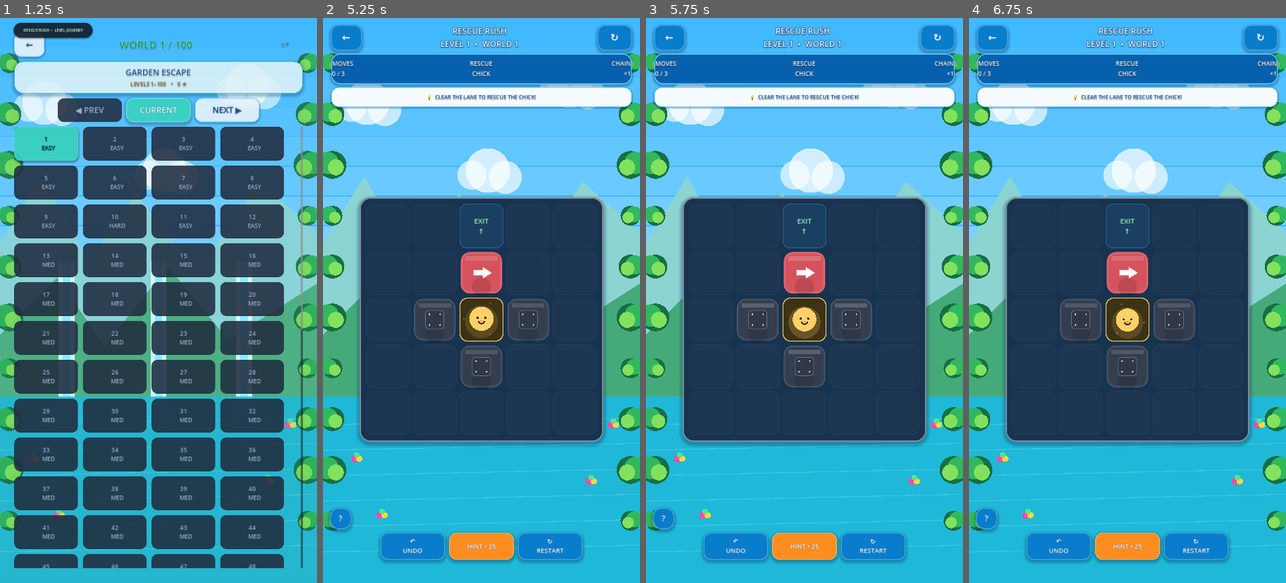
Above: before the commit, frames 1-4 (left to right).
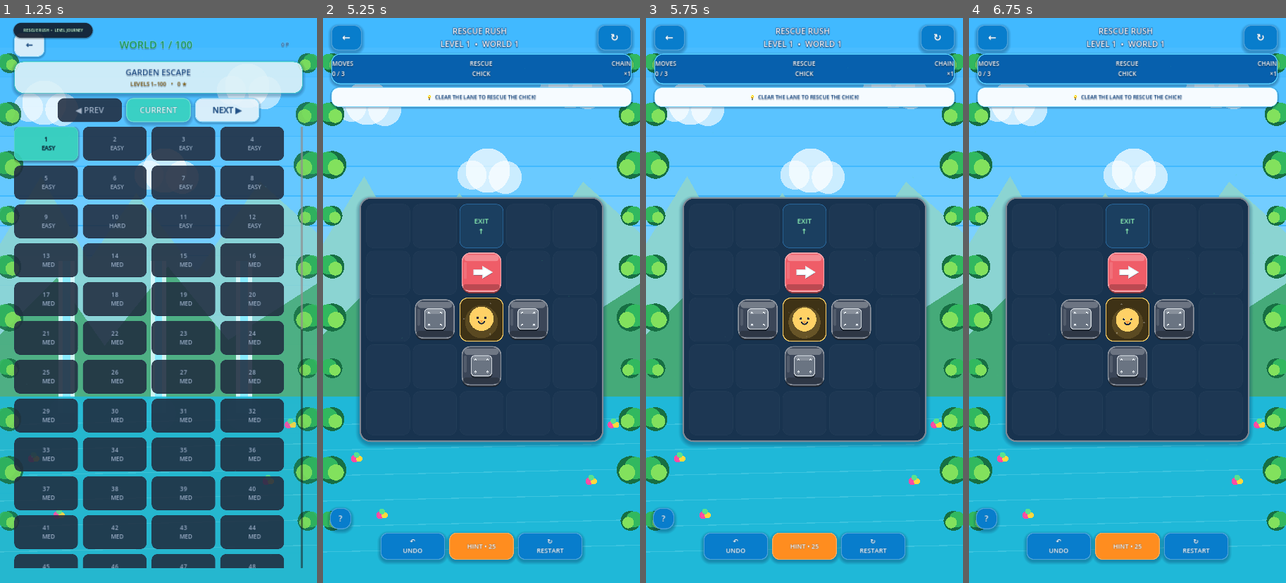
Above: after the commit, the same moments.

Repository: eghosa001/unjam
Game: Godot game, scene res://scenes/Main.tscn
Same seed, same stepped clock (60 frames per second), same inputs: the game is played once before the commit and once after it.
Inputs (mouse positions are in pixels of both pictures, inside the frame that each line leads up to):
- Up to frame 1 (1.25 s): click "▶ PLAY" at 0.5 s
- Up to frame 2 (5.25 s): click "1 EASY" at 1.25 s; click (481, 272) at 2 s; click "↻ RESTART" at 2.75 s; click "↻ RESTART" at 3.5 s; click "↻ RESTART" at 4.25 s; click "GOT IT — PLAY" at 5 s
- Up to frame 3 (5.75 s): no input
- Up to frame 4 (6.75 s): click "?" at 5.75 s; click "GOT IT — PLAY" at 6.5 s

Frame 1 is identical in both runs. In frame 2, 2.5% of the frame differs, in the area x 28-72%, y 41-66%; in frame 3, 2.5%; in frame 4, 2.5%.

Commit message:
Rebuild Rescue Rush tiles with bright chunky 3D depth

Diff:
--- a/scripts/ui/premium_piece_button.gd
+++ b/scripts/ui/premium_piece_button.gd
@@ -14,7 +14,7 @@
 	piece_type = type_value
 	direction = direction_value
 	accent = base_color
-	glow = base_color.lightened(0.30)
+	glow = base_color.lightened(0.36)
 	text = ""
 	flat = true
 	focus_mode = Control.FOCUS_NONE
@@ -32,31 +32,29 @@
 
 func _set_hover(value: bool) -> void:
 	var tween := create_tween().set_trans(Tween.TRANS_QUAD).set_ease(Tween.EASE_OUT)
-	tween.tween_property(self, "hover_amount", 1.0 if value else 0.0, 0.12)
+	tween.tween_property(self, "hover_amount", 1.0 if value else 0.0, 0.10)
 
 func _press() -> void:
 	press_amount = 1.0
-	var v := _dir_vec(direction)
 	var tween := create_tween().set_trans(Tween.TRANS_QUAD).set_ease(Tween.EASE_OUT)
-	tween.tween_property(self, "position", position + v * 7.0, 0.055)
-	tween.parallel().tween_property(self, "scale", Vector2(0.94, 0.94), 0.055)
+	tween.tween_property(self, "scale", Vector2(0.94, 0.94), 0.05)
 
 func _release() -> void:
 	var tween := create_tween().set_trans(Tween.TRANS_BACK).set_ease(Tween.EASE_OUT)
-	tween.tween_property(self, "scale", Vector2(1.07, 1.07), 0.075)
-	tween.tween_property(self, "scale", Vector2.ONE, 0.14)
+	tween.tween_property(self, "scale", Vector2(1.07, 1.07), 0.07)
+	tween.tween_property(self, "scale", Vector2.ONE, 0.13)
 
 func _process(delta: float) -> void:
 	phase += delta
 	press_amount = maxf(0.0, press_amount - delta * 4.5)
-	var hover_scale := 1.025 + hover_amount * 0.025
-	scale = scale.lerp(Vector2(hover_scale, hover_scale), minf(1.0, delta * 8.0))
+	var hover_scale := 1.0 + hover_amount * 0.035
+	scale = scale.lerp(Vector2(hover_scale, hover_scale), minf(1.0, delta * 9.0))
 	queue_redraw()
 
 func _draw() -> void:
-	var rect: Rect2 = Rect2(Vector2(6, 6), size - Vector2(12, 12))
-	var center: Vector2 = size * 0.5
-	var pulse: float = 0.5 + 0.5 * sin(phase * 3.0)
+	var rect := Rect2(Vector2(7, 6), size - Vector2(14, 16))
+	var center := rect.get_center()
+	var pulse := 0.5 + 0.5 * sin(phase * 3.2)
 	_draw_motion_trail(center, pulse)
 	_draw_shell(rect, center, pulse)
 	match piece_type:
@@ -66,30 +64,35 @@
 		"bomb": _draw_bomb(center)
 		"linked": _draw_linked(center)
 		"blocker": _draw_blocker(center)
-		_: _draw_arrow(center, direction, minf(size.x, size.y) * 0.23)
+		_: _draw_arrow(center, direction, minf(rect.size.x, rect.size.y) * 0.27)
 
 func _draw_motion_trail(center: Vector2, pulse: float) -> void:
-	if piece_type == "blocker":
+	if piece_type in ["blocker", "gate"] or MotionSystem.reduced():
 		return
 	var v := _dir_vec(direction)
-	for i in range(3):
-		var offset := 20.0 + float(i) * 13.0 + pulse * 5.0
-		var alpha := (0.15 - float(i) * 0.035) * (0.55 + hover_amount * 0.45)
+	var n := Vector2(-v.y, v.x)
+	for i in range(2):
+		var offset := 22.0 + float(i) * 16.0 + pulse * 3.0
+		var alpha := (0.11 - float(i) * 0.035) * (0.6 + hover_amount * 0.4)
 		var a := center - v * offset
-		var n := Vector2(-v.y, v.x)
-		draw_line(a - n * 11.0, a + n * 11.0, Color(glow, alpha), 4.0 - float(i) * 0.7, true)
+		draw_line(a - n * 10.0, a + n * 10.0, Color(glow, alpha), 4.0 - float(i), true)
 
 func _draw_shell(rect: Rect2, center: Vector2, pulse: float) -> void:
-	var radius: float = minf(rect.size.x, rect.size.y) * 0.22
-	var glow_alpha := 0.62 + hover_amount * 0.25 + pulse * 0.10
-	draw_style_box(_rounded(Color(accent, 0.98), radius, Color(glow, glow_alpha), 2 + int(hover_amount)), rect)
-	var inner: Rect2 = rect.grow(-7)
-	draw_style_box(_rounded(Color(accent.darkened(0.16), 0.66), radius * 0.75, Color.WHITE, 0), inner)
-	var shine: Rect2 = Rect2(inner.position + Vector2(8, 7), Vector2(inner.size.x - 16, maxf(5.0, inner.size.y * 0.12)))
-	draw_rect(shine, Color(1, 1, 1, 0.12 + pulse * 0.07), true)
-	draw_circle(center + Vector2(0, rect.size.y * 0.34), rect.size.x * 0.23, Color(0, 0, 0, 0.12))
+	var radius := minf(rect.size.x, rect.size.y) * 0.22
+	var shadow_rect := Rect2(rect.position + Vector2(0, 7), rect.size)
+	draw_style_box(_rounded(accent.darkened(0.43), radius, Color(0.02, 0.13, 0.22, 0.34), 2), shadow_rect)
+	var edge := glow.lightened(0.10)
+	draw_style_box(_rounded(accent, radius, edge, 4), rect)
+	# Lower bevel gives the tile its chunky toy depth.
+	var lower := Rect2(Vector2(rect.position.x + 5, rect.end.y - rect.size.y * 0.20), Vector2(rect.size.x - 10, rect.size.y * 0.15))
+	draw_style_box(_rounded(Color(accent.darkened(0.28), 0.78), radius * 0.46, Color.TRANSPARENT, 0), lower)
+	# Broad glossy cap instead of the old dark inner plate.
+	var gloss_rect := Rect2(rect.position + Vector2(9, 8), Vector2(rect.size.x - 18, maxf(8.0, rect.size.y * 0.16)))
+	draw_style_box(_rounded(Color(1, 1, 1, 0.25 + pulse * 0.04), radius * 0.42, Color.TRANSPARENT, 0), gloss_rect)
+	var side_gloss := Rect2(rect.position + Vector2(8, rect.size.y * 0.24), Vector2(maxf(5.0, rect.size.x * 0.07), rect.size.y * 0.43))
+	draw_style_box(_rounded(Color(1, 1, 1, 0.12), radius * 0.30, Color.TRANSPARENT, 0), side_gloss)
 	if hover_amount > 0.01:
-		draw_arc(center, rect.size.x * 0.53, 0, TAU, 32, Color(glow, 0.18 + 0.14 * pulse), 3.0, true)
+		draw_arc(center, rect.size.x * 0.55, 0, TAU, 36, Color(glow, 0.18 + pulse * 0.10), 4.0, true)
 
 func _rounded(color: Color, radius: float, border: Color, border_width: int) -> StyleBoxFlat:
 	var s := StyleBoxFlat.new()
@@ -107,14 +110,14 @@
 	return s
 
 func _draw_arrow(center: Vector2, dir: String, scale_value: float) -> void:
-	var v: Vector2 = _dir_vec(dir)
-	var n: Vector2 = Vector2(-v.y, v.x)
-	var breathing := 1.0 + sin(phase * 4.2) * 0.035
-	var tip: Vector2 = center + v * scale_value * breathing
-	var tail: Vector2 = center - v * scale_value * 0.75
-	var neck: Vector2 = center + v * scale_value * 0.15
-	var half: float = scale_value * 0.24
-	var wing: float = scale_value * 0.52
+	var v := _dir_vec(dir)
+	var n := Vector2(-v.y, v.x)
+	var breathing := 1.0 + sin(phase * 4.0) * 0.025
+	var tip := center + v * scale_value * breathing
+	var tail := center - v * scale_value * 0.72
+	var neck := center + v * scale_value * 0.13
+	var half := scale_value * 0.23
+	var wing := scale_value * 0.52
 	var points := PackedVector2Array([
 		tail + n * half,
 		neck + n * half,
@@ -124,54 +127,69 @@
 		neck - n * half,
 		tail - n * half
 	])
+	var shadow := PackedVector2Array()
+	for point in points:
+		shadow.append(point + Vector2(0, 4))
+	draw_polygon(shadow, PackedColorArray([Color(0.02, 0.16, 0.25, 0.28)]))
 	draw_polygon(points, PackedColorArray([Color.WHITE]))
-	draw_polyline(points + PackedVector2Array([points[0]]), Color(1,1,1,0.28), 2.0, true)
+	draw_polyline(points + PackedVector2Array([points[0]]), Color(0.88, 0.98, 1.0, 0.90), 2.0, true)
 
 func _draw_rotate(center: Vector2) -> void:
-	var radius: float = minf(size.x, size.y) * 0.20
+	var radius := minf(size.x, size.y) * 0.20
+	draw_arc(center + Vector2(0, 3), radius, -2.6, 1.9, 26, Color(0.02, 0.15, 0.26, 0.25), 9.0, true)
 	draw_arc(center, radius, -2.6, 1.9, 26, Color.WHITE, 7.0, true)
-	var tip: Vector2 = center + Vector2(cos(1.9), sin(1.9)) * radius
-	var tangent: Vector2 = Vector2(-sin(1.9), cos(1.9))
+	var tip := center + Vector2(cos(1.9), sin(1.9)) * radius
+	var tangent := Vector2(-sin(1.9), cos(1.9))
 	var p := PackedVector2Array([tip, tip - tangent * 13 - (tip-center).normalized()*9, tip - tangent * 13 + (tip-center).normalized()*9])
 	draw_polygon(p, PackedColorArray([Color.WHITE]))
 	_draw_arrow(center + Vector2(0, 6), direction, radius * 0.65)
 
 func _draw_key(center: Vector2) -> void:
-	var r: float = minf(size.x, size.y) * 0.12
+	var r := minf(size.x, size.y) * 0.12
+	draw_circle(center - Vector2(r * 0.75, -3), r, Color(0.02, 0.15, 0.26, 0.25))
 	draw_circle(center - Vector2(r * 0.75, 0), r, Color.WHITE)
-	draw_circle(center - Vector2(r * 0.75, 0), r * 0.48, accent.darkened(0.2))
+	draw_circle(center - Vector2(r * 0.75, 0), r * 0.48, accent.darkened(0.20))
 	draw_line(center, center + Vector2(r * 1.45, 0), Color.WHITE, 8.0, true)
 	draw_line(center + Vector2(r * 0.75, 0), center + Vector2(r * 0.75, r * 0.55), Color.WHITE, 7.0, true)
 	draw_line(center + Vector2(r * 1.18, 0), center + Vector2(r * 1.18, r * 0.42), Color.WHITE, 7.0, true)
 
 func _draw_gate(center: Vector2) -> void:
-	var w: float = minf(size.x, size.y) * 0.40
-	var h: float = w * 0.82
+	var w := minf(size.x, size.y) * 0.40
+	var h := w * 0.82
 	for offset in [-0.34, 0.0, 0.34]:
+		draw_line(center + Vector2(w * offset, -h * 0.45 + 3), center + Vector2(w * offset, h * 0.45 + 3), Color(0.02, 0.15, 0.26, 0.22), 9.0, true)
 		draw_line(center + Vector2(w * offset, -h * 0.45), center + Vector2(w * offset, h * 0.45), Color.WHITE, 7.0, true)
 	draw_line(center + Vector2(-w * 0.5, -h * 0.45), center + Vector2(w * 0.5, -h * 0.45), Color.WHITE, 7.0, true)
 	draw_line(center + Vector2(-w * 0.5, h * 0.45), center + Vector2(w * 0.5, h * 0.45), Color.WHITE, 7.0, true)
 
 func _draw_bomb(center: Vector2) -> void:
-	var r: float = minf(size.x, size.y) * 0.18
+	var r := minf(size.x, size.y) * 0.18
+	draw_circle(center + Vector2(0, 8), r, Color(0.02, 0.15, 0.26, 0.22))
 	draw_circle(center + Vector2(0, 5), r, Color.WHITE)
 	draw_line(center + Vector2(r * 0.38, -r * 0.75), center + Vector2(r * 0.82, -r * 1.3), Color.WHITE, 6.0, true)
 	var spark := 1.0 + sin(phase * 9.0) * 0.22
-	draw_circle(center + Vector2(r * 0.95, -r * 1.45), r * 0.18 * spark, glow)
+	draw_circle(center + Vector2(r * 0.95, -r * 1.45), r * 0.18 * spark, Unjam3DTheme.GOLD)
 
 func _draw_linked(center: Vector2) -> void:
-	var r: float = minf(size.x, size.y) * 0.13
+	var r := minf(size.x, size.y) * 0.13
+	draw_arc(center - Vector2(r * 0.85, -3), r, 0, TAU, 28, Color(0.02, 0.15, 0.26, 0.22), 9.0, true)
+	draw_arc(center + Vector2(r * 0.85, 3), r, 0, TAU, 28, Color(0.02, 0.15, 0.26, 0.22), 9.0, true)
 	draw_arc(center - Vector2(r * 0.85, 0), r, 0, TAU, 28, Color.WHITE, 7.0, true)
 	draw_arc(center + Vector2(r * 0.85, 0), r, 0, TAU, 28, Color.WHITE, 7.0, true)
 	draw_line(center - Vector2(r * 0.15, 0), center + Vector2(r * 0.15, 0), Color.WHITE, 7.0, true)
 
 func _draw_blocker(center: Vector2) -> void:
-	var w: float = minf(size.x, size.y) * 0.42
+	var w := minf(size.x, size.y) * 0.48
 	var rect := Rect2(center - Vector2(w, w) * 0.5, Vector2(w, w))
-	draw_style_box(_rounded(Color("303746"), w * 0.18, Color("697386"), 2), rect)
+	var shadow := Rect2(rect.position + Vector2(0, 5), rect.size)
+	draw_style_box(_rounded(Color("242d38"), w * 0.18, Color("111820"), 2), shadow)
+	draw_style_box(_rounded(Color("6a7482"), w * 0.18, Color("d1d7de"), 3), rect)
+	var top := Rect2(rect.position + Vector2(6, 5), Vector2(rect.size.x - 12, rect.size.y * 0.18))
+	draw_style_box(_rounded(Color(1, 1, 1, 0.20), w * 0.10, Color.TRANSPARENT, 0), top)
 	for sx in [-1, 1]:
 		for sy in [-1, 1]:
-			draw_circle(center + Vector2(sx, sy) * w * 0.28, w * 0.045, Color("b5c0d0"))
+			draw_circle(center + Vector2(sx, sy) * w * 0.28, w * 0.055, Color("e7edf3"))
+			draw_circle(center + Vector2(sx, sy) * w * 0.28 + Vector2(0, 2), w * 0.025, Color("59626f"))
 
 func _dir_vec(dir: String) -> Vector2:
 	match dir:
